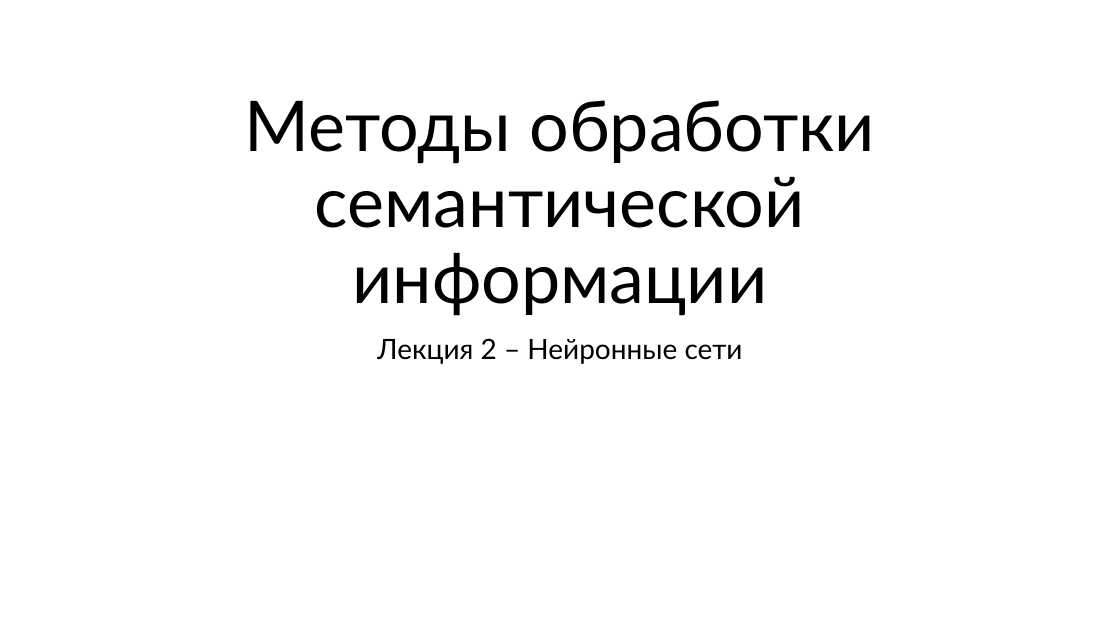
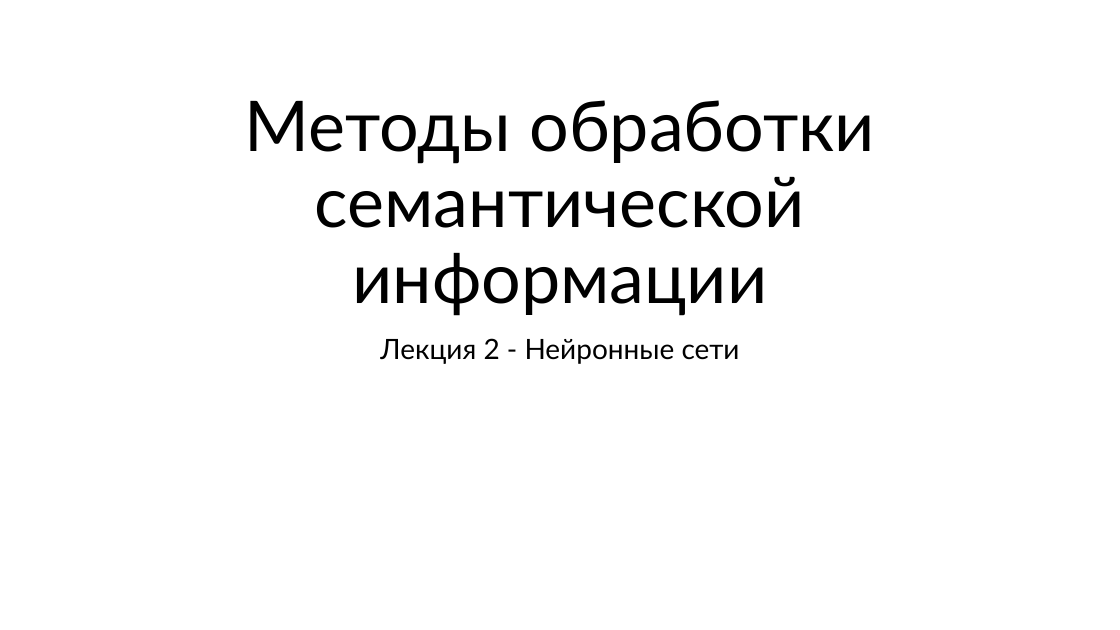
Before and after one commit to Letch49/semantic-vvsu-2026, a slide deck: slide 1 of lectures/lecture_2/lecture_2.pptx. Drawn at 1120x630 pixels with LibreOffice and Linux fonts; fonts in the diff are those of the drawing. Boxes give left, top, right and bottom in pixels: in the first picture for what was removed or moved away, otherwise in the second. Text is boxed around its words. In the diff, an @@ line names an element or a change of style, - is before the commit and + after.

```diff
--- a/lectures/lecture_2/lecture_2.pptx
+++ b/lectures/lecture_2/lecture_2.pptx
@@ subtitle at box(380, 338, 740, 364): text changed @@
-Лекция 2 – Нейронные сети
+Лекция 2 - Нейронные сети
```
Also in this commit, not shown: 3 other slides changed, 2 other files.
